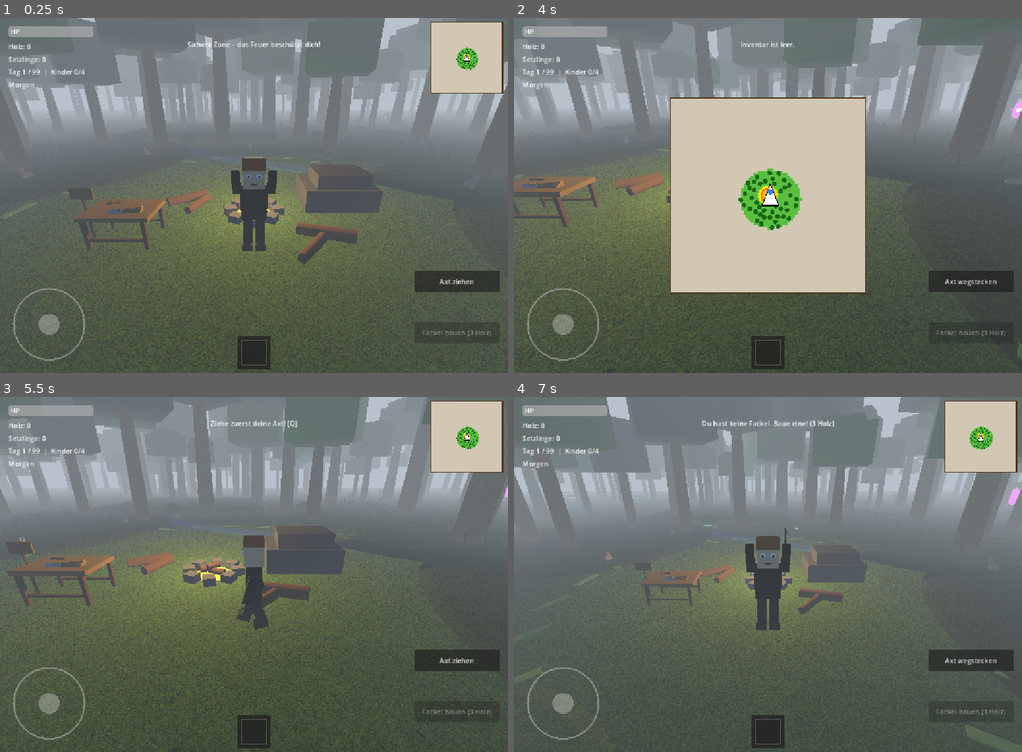
Above: before the commit, frames 1-4 (two rows, left to right).
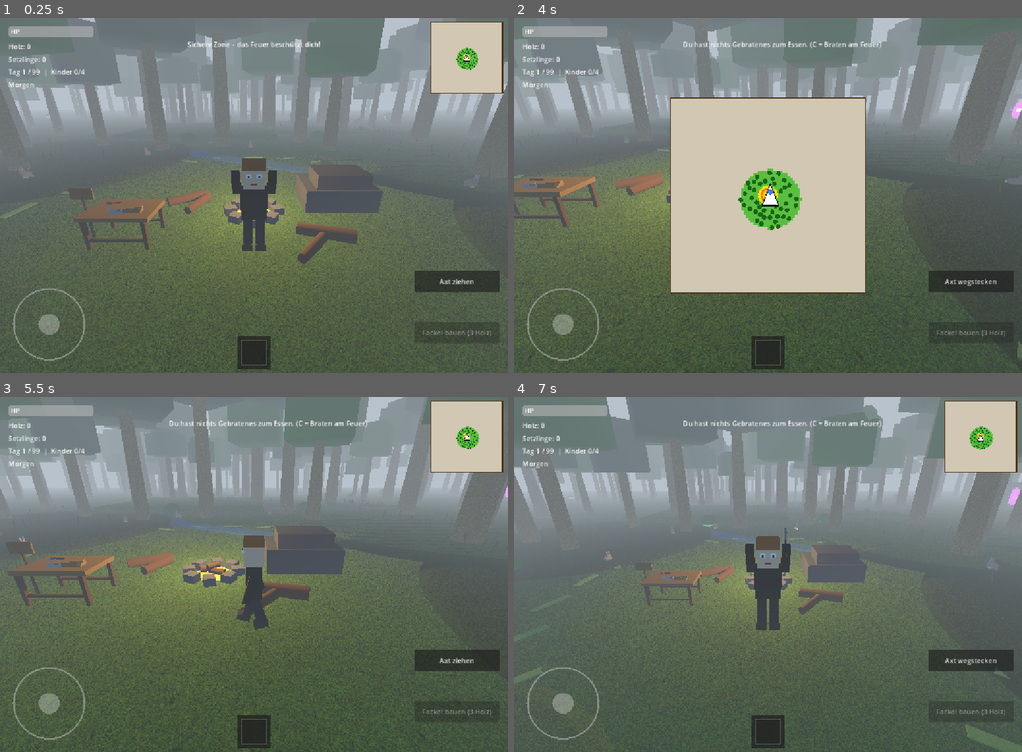
Above: after the commit, the same moments.

Repository: thieso2/99JahreImWald
Game: Godot game, scene res://scenes/main.tscn
Two runs of this game, one before a commit and one after it. Both use one fixed random seed, a clock stepped at 60 frames per second and the inputs below.
Inputs (mouse positions are in pixels of both pictures, inside the frame that each line leads up to):
- Up to frame 1 (0.25 s): no input
- Up to frame 2 (4 s): tap Enter at 0.5 s; drag from (981, 57) to (818, 117) at 0.52 s; click "Axt ziehen" at 1.25 s; click "Axt wegstecken" at 2 s; tap Space (action_jump) at 2.75 s; drag from (666, 213) to (742, 266) at 2.77 s; move the mouse to (818, 117) at 3.52 s; hold D (move_right) from 3.53 s (still down); hold G (action_drop) from 3.53 s (still down); tap V at 3.8 s
- Up to frame 3 (5.5 s): release D (move_right) at 4.25 s; release G (action_drop) at 4.25 s; drag from (228, 645) to (101, 521) at 4.27 s; tap Enter at 5 s; move the mouse to (406, 627) at 5.02 s; hold A (move_left) from 5.03 s (still down); hold F (action_plant) from 5.03 s (still down); tap E (action_chop) at 5.27 s; tap V at 5.3 s
- Up to frame 4 (7 s): tap E (action_chop) at 5.57 s; release A (move_left) at 5.75 s; release F (action_plant) at 5.75 s; drag from (615, 521) to (691, 485) at 5.77 s; tap Space (action_jump) at 6.5 s; move the mouse to (793, 574) at 6.52 s; hold S (move_backward) from 6.53 s (still down); hold T (action_toggle_torch) from 6.53 s (still down); click (793, 574) at 6.67 s; tap V at 6.8 s

The runs differ from the first frame. In frame 1, less than 0.1% of the frame differs, in the area x 48-52%, y 44-46%; in frame 2, 0.3%; in frame 3, 0.3%; in frame 4, 0.3%, in the area x 33-73%, y 6-46%.

Commit message:
Fleisch braten am Lagerfeuer und hellere Beleuchtung
- C-Taste am Lagerfeuer: rohes Fleisch braten (bevorzugt Hotbar-Auswahl)
- V-Taste: gebratenes Fleisch essen und heilen
  (Fleischstückchen +15, Fleischklumpen +30, Steak +50 HP)
- Gebratene Varianten mit braunen Drop-Modellen, Icons und Namen
- Nacht deutlich heller (0.15 → 0.35), hellere Nachtlicht-Farbe,
  Tag auf 1.25 Mittagshelligkeit, Umgebungslicht mit Mindestwert 0.35 –
  Texturen sind jetzt auch nachts sichtbar
- Hilfe-Fenster um C/V ergänzt

Co-Authored-By: Claude Fable 5 <noreply@anthropic.com>
Entire-Checkpoint: 242fbe343865

Diff:
--- a/game/scripts/day_night_cycle.gd
+++ b/game/scripts/day_night_cycle.gd
@@ -17,9 +17,9 @@
 # Farben
 var day_sky_color := Color(0.55, 0.72, 0.92)
 var sunset_sky_color := Color(0.95, 0.5, 0.3)
-var night_sky_color := Color(0.1, 0.1, 0.25)
+var night_sky_color := Color(0.18, 0.18, 0.35)
 var day_light_color := Color(1.0, 0.97, 0.9)
-var night_light_color := Color(0.25, 0.25, 0.45)
+var night_light_color := Color(0.4, 0.4, 0.6)
 
 # Signale
 signal time_changed(time: float, day: int)
@@ -59,46 +59,46 @@
 
 		if current_time < 0.25:
 			# Morgen -> Mittag
-			light_intensity = lerp(0.5, 1.0, current_time / 0.25)
+			light_intensity = lerp(0.65, 1.25, current_time / 0.25)
 			light_color = day_light_color
 			sky_color = day_sky_color
 		elif current_time < 0.35:
 			# Mittag -> Sonnenuntergang
 			var t := (current_time - 0.25) / 0.1
-			light_intensity = lerp(1.0, 0.3, t)
+			light_intensity = lerp(1.25, 0.45, t)
 			light_color = day_light_color.lerp(sunset_sky_color, t)
 			sky_color = day_sky_color.lerp(sunset_sky_color, t)
 		elif current_time < 0.5:
 			# Sonnenuntergang -> Nacht
 			var t := (current_time - 0.35) / 0.15
-			light_intensity = lerp(0.3, 0.15, t)
+			light_intensity = lerp(0.45, 0.35, t)
 			light_color = sunset_sky_color.lerp(night_light_color, t)
 			sky_color = sunset_sky_color.lerp(night_sky_color, t)
 		elif current_time < 0.75:
-			# Nacht
-			light_intensity = 0.15
+			# Nacht (hell genug um Texturen zu sehen)
+			light_intensity = 0.35
 			light_color = night_light_color
 			sky_color = night_sky_color
 		elif current_time < 0.85:
 			# Nacht -> Morgendämmerung
 			var t := (current_time - 0.75) / 0.1
-			light_intensity = lerp(0.15, 0.3, t)
+			light_intensity = lerp(0.35, 0.45, t)
 			light_color = night_light_color.lerp(sunset_sky_color, t)
 			sky_color = night_sky_color.lerp(sunset_sky_color, t)
 		else:
 			# Morgendämmerung -> Tag
 			var t := (current_time - 0.85) / 0.15
-			light_intensity = lerp(0.3, 0.5, t)
+			light_intensity = lerp(0.45, 0.65, t)
 			light_color = sunset_sky_color.lerp(day_light_color, t)
 			sky_color = sunset_sky_color.lerp(day_sky_color, t)
 
 		sun.light_energy = light_intensity
 		sun.light_color = light_color
 
-		# Umgebungslicht anpassen
+		# Umgebungslicht anpassen (Mindesthelligkeit, damit Texturen sichtbar bleiben)
 		if environment and environment.environment:
 			environment.environment.ambient_light_color = sky_color
-			environment.environment.ambient_light_energy = light_intensity * 0.7
+			environment.environment.ambient_light_energy = max(light_intensity * 0.9, 0.35)
 
 	time_changed.emit(current_time, current_day)
 
--- a/game/scripts/dropped_item.gd
+++ b/game/scripts/dropped_item.gd
@@ -122,6 +122,9 @@
 			"meat_small": _build_meat_small()
 			"meat_chunk": _build_meat_chunk()
 			"steak": _build_steak()
+			"cooked_meat_small": _build_meat_small(true)
+			"cooked_meat_chunk": _build_meat_chunk(true)
+			"cooked_steak": _build_steak(true)
 			"rabbit_foot": _build_rabbit_foot()
 			"wolf_pelt": _build_wolf_pelt()
 			"cultist_gem": _build_cultist_gem()
@@ -427,12 +430,12 @@
 	add_child(rope2)
 
 
-func _build_meat_small() -> void:
-	# FLEISCHSTÜCKCHEN: Kleiner rosa-roter Fleischbrocken
+func _build_meat_small(cooked: bool = false) -> void:
+	# FLEISCHSTÜCKCHEN: Kleiner rosa-roter Fleischbrocken (gebraten: braun)
 	var meat_mat := StandardMaterial3D.new()
-	meat_mat.albedo_color = Color(0.85, 0.35, 0.3, 1)
+	meat_mat.albedo_color = Color(0.5, 0.3, 0.15, 1) if cooked else Color(0.85, 0.35, 0.3, 1)
 	var fat_mat := StandardMaterial3D.new()
-	fat_mat.albedo_color = Color(0.95, 0.85, 0.75, 1)
+	fat_mat.albedo_color = Color(0.7, 0.55, 0.35, 1) if cooked else Color(0.95, 0.85, 0.75, 1)
 
 	var meat := MeshInstance3D.new()
 	var mm := SphereMesh.new()
@@ -455,10 +458,10 @@
 	add_child(fat)
 
 
-func _build_meat_chunk() -> void:
-	# FLEISCHKLUMPEN: Großer dunkelroter Brocken mit Knochen
+func _build_meat_chunk(cooked: bool = false) -> void:
+	# FLEISCHKLUMPEN: Großer dunkelroter Brocken mit Knochen (gebraten: braun)
 	var meat_mat := StandardMaterial3D.new()
-	meat_mat.albedo_color = Color(0.65, 0.2, 0.15, 1)
+	meat_mat.albedo_color = Color(0.45, 0.25, 0.12, 1) if cooked else Color(0.65, 0.2, 0.15, 1)
 	var bone_mat := StandardMaterial3D.new()
 	bone_mat.albedo_color = Color(0.95, 0.92, 0.85, 1)
 
@@ -495,12 +498,12 @@
 	add_child(knob)
 
 
-func _build_steak() -> void:
-	# STEAK: Flache braun-rote Scheibe mit Grillstreifen
+func _build_steak(cooked: bool = false) -> void:
+	# STEAK: Flache braun-rote Scheibe mit Grillstreifen (gebraten: dunkelbraun)
 	var steak_mat := StandardMaterial3D.new()
-	steak_mat.albedo_color = Color(0.55, 0.25, 0.15, 1)
+	steak_mat.albedo_color = Color(0.4, 0.22, 0.1, 1) if cooked else Color(0.55, 0.25, 0.15, 1)
 	var stripe_mat := StandardMaterial3D.new()
-	stripe_mat.albedo_color = Color(0.3, 0.12, 0.08, 1)
+	stripe_mat.albedo_color = Color(0.2, 0.1, 0.05, 1) if cooked else Color(0.3, 0.12, 0.08, 1)
 
 	var steak := MeshInstance3D.new()
 	var sm := CylinderMesh.new()
--- a/game/scripts/game_manager.gd
+++ b/game/scripts/game_manager.gd
@@ -250,6 +250,11 @@
 		_on_torch_toggle_pressed()
 	elif event.is_action_pressed("action_place"):
 		_on_place_pressed()
+	elif event is InputEventKey and event.pressed and not event.echo:
+		if event.keycode == KEY_C:
+			_on_cook_pressed()
+		elif event.keycode == KEY_V:
+			_on_eat_pressed()
 
 
 func _process(delta: float) -> void:
@@ -651,6 +656,86 @@
 		game_sounds.play_pickup_sound()
 
 
+# Rohes Fleisch → gebratene Variante (am Lagerfeuer mit C)
+const COOK_MAP: Dictionary = {
+	"meat_small": "cooked_meat_small",
+	"meat_chunk": "cooked_meat_chunk",
+	"steak": "cooked_steak",
+}
+# Gebratenes Fleisch → HP-Heilung (mit V essen)
+const FOOD_HEAL: Dictionary = {
+	"cooked_meat_small": 15.0,
+	"cooked_meat_chunk": 30.0,
+	"cooked_steak": 50.0,
+}
+const ITEM_NAMES_DE: Dictionary = {
+	"meat_small": "Fleischstückchen",
+	"meat_chunk": "Fleischklumpen",
+	"steak": "Steak",
+	"cooked_meat_small": "Gebratenes Fleischstückchen",
+	"cooked_meat_chunk": "Gebratener Fleischklumpen",
+	"cooked_steak": "Gebratenes Steak",
+}
+
+
+func _on_cook_pressed() -> void:
+	if not player.is_near_campfire:
+		_show_message("Zum Braten musst du am Lagerfeuer sein!", 2.0)
+		return
+
+	# Erst das ausgewählte Item probieren, sonst das erste rohe Fleisch
+	var cook_idx: int = -1
+	if inventory_bar:
+		var sel: int = inventory_bar.get_selected_index()
+		if sel >= 0 and sel < player.inventory.size() and player.inventory[sel] in COOK_MAP:
+			cook_idx = sel
+	if cook_idx == -1:
+		for i in range(player.inventory.size()):
+			if player.inventory[i] in COOK_MAP:
+				cook_idx = i
+				break
+	if cook_idx == -1:
+		_show_message("Du hast kein rohes Fleisch zum Braten.", 2.0)
+		return
+
+	var raw: String = player.inventory[cook_idx]
+	var cooked: String = COOK_MAP[raw]
+	player.inventory[cook_idx] = cooked
+	player.inventory_changed.emit()
+	if game_sounds:
+		game_sounds.play_pickup_sound()
+	_show_message("%s gebraten! Mit V essen (+%d HP)" % [ITEM_NAMES_DE[raw], int(FOOD_HEAL[cooked])], 2.5)
+
+
+func _on_eat_pressed() -> void:
+	# Erst das ausgewählte Item probieren, sonst das erste gebratene Fleisch
+	var eat_idx: int = -1
+	if inventory_bar:
+		var sel: int = inventory_bar.get_selected_index()
+		if sel >= 0 and sel < player.inventory.size() and player.inventory[sel] in FOOD_HEAL:
+			eat_idx = sel
+	if eat_idx == -1:
+		for i in range(player.inventory.size()):
+			if player.inventory[i] in FOOD_HEAL:
+				eat_idx = i
+				break
+	if eat_idx == -1:
+		_show_message("Du hast nichts Gebratenes zum Essen. (C = Braten am Feuer)", 2.0)
+		return
+
+	if player.hp >= player.max_hp:
+		_show_message("Du bist schon bei voller Gesundheit!", 2.0)
+		return
+
+	var food: String = player.inventory[eat_idx]
+	player.inventory.remove_at(eat_idx)
+	player.inventory_changed.emit()
+	player.heal(FOOD_HEAL[food])
+	if game_sounds:
+		game_sounds.play_pickup_sound()
+	_show_message("%s gegessen! +%d HP" % [ITEM_NAMES_DE[food], int(FOOD_HEAL[food])], 2.0)
+
+
 func _on_portal_teleported(message: String) -> void:
 	if message != "":
 		_show_message(message, 3.0)
--- a/game/scripts/help_menu.gd
+++ b/game/scripts/help_menu.gd
@@ -25,6 +25,8 @@
 		["T", "Fackel anzünden / ausmachen"],
 		["P", "Item platzieren"],
 		["B", "Werkbank öffnen (in der Nähe)"],
+		["C", "Fleisch braten (am Lagerfeuer)"],
+		["V", "Gebratenes Fleisch essen"],
 	]],
 	["Inventar", [
 		["Tab / Shift + Tab", "Slot wechseln"],
--- a/game/scripts/inventory_bar.gd
+++ b/game/scripts/inventory_bar.gd
@@ -311,6 +311,23 @@
 			_icon_rect(cx - 14, cy - 10, 28, 22, Color(0.35, 0.35, 0.38))
 			_icon_rect(cx - 5, cy - 10, 10, 22, Color(0.22, 0.22, 0.25))
 
+		"cooked_meat_small":
+			# Gebratenes Fleischstückchen: brauner Brocken
+			_icon_rect(cx - 8, cy - 6, 16, 14, Color(0.5, 0.3, 0.15))
+			_icon_rect(cx - 6, cy - 8, 12, 4, Color(0.7, 0.55, 0.35))
+
+		"cooked_meat_chunk":
+			# Gebratener Fleischklumpen: brauner Brocken mit Knochen
+			_icon_rect(cx - 11, cy - 6, 22, 16, Color(0.45, 0.25, 0.12))
+			_icon_rect(cx + 4, cy - 14, 4, 12, Color(0.95, 0.92, 0.85))
+			_icon_rect(cx + 2, cy - 17, 8, 5, Color(0.95, 0.92, 0.85))
+
+		"cooked_steak":
+			# Gebratenes Steak: dunkelbraune Scheibe mit Grillstreifen
+			_icon_rect(cx - 13, cy - 6, 26, 14, Color(0.4, 0.22, 0.1))
+			_icon_rect(cx - 11, cy - 3, 22, 2, Color(0.2, 0.1, 0.05))
+			_icon_rect(cx - 11, cy + 3, 22, 2, Color(0.2, 0.1, 0.05))
+
 		"cultist_gem":
 			# Kultisten-Edelstein: leuchtender lila Kristall (Raute)
 			_icon_rect(cx - 4, cy - 14, 8, 8, Color(0.7, 0.3, 0.9))
@@ -337,6 +354,9 @@
 			"rabbit_foot": name_de = "Hasenfuß"
 			"wolf_pelt": name_de = "Wolfspelz"
 			"cultist_gem": name_de = "Kultisten-Edelstein"
+			"cooked_meat_small": name_de = "Gebr. Fleischstückchen"
+			"cooked_meat_chunk": name_de = "Gebr. Fleischklumpen"
+			"cooked_steak": name_de = "Gebratenes Steak"
 		var name_label := Label.new()
 		name_label.text = name_de
 		name_label.horizontal_alignment = HORIZONTAL_ALIGNMENT_CENTER
Not shown, changed: PROGRESS.md
